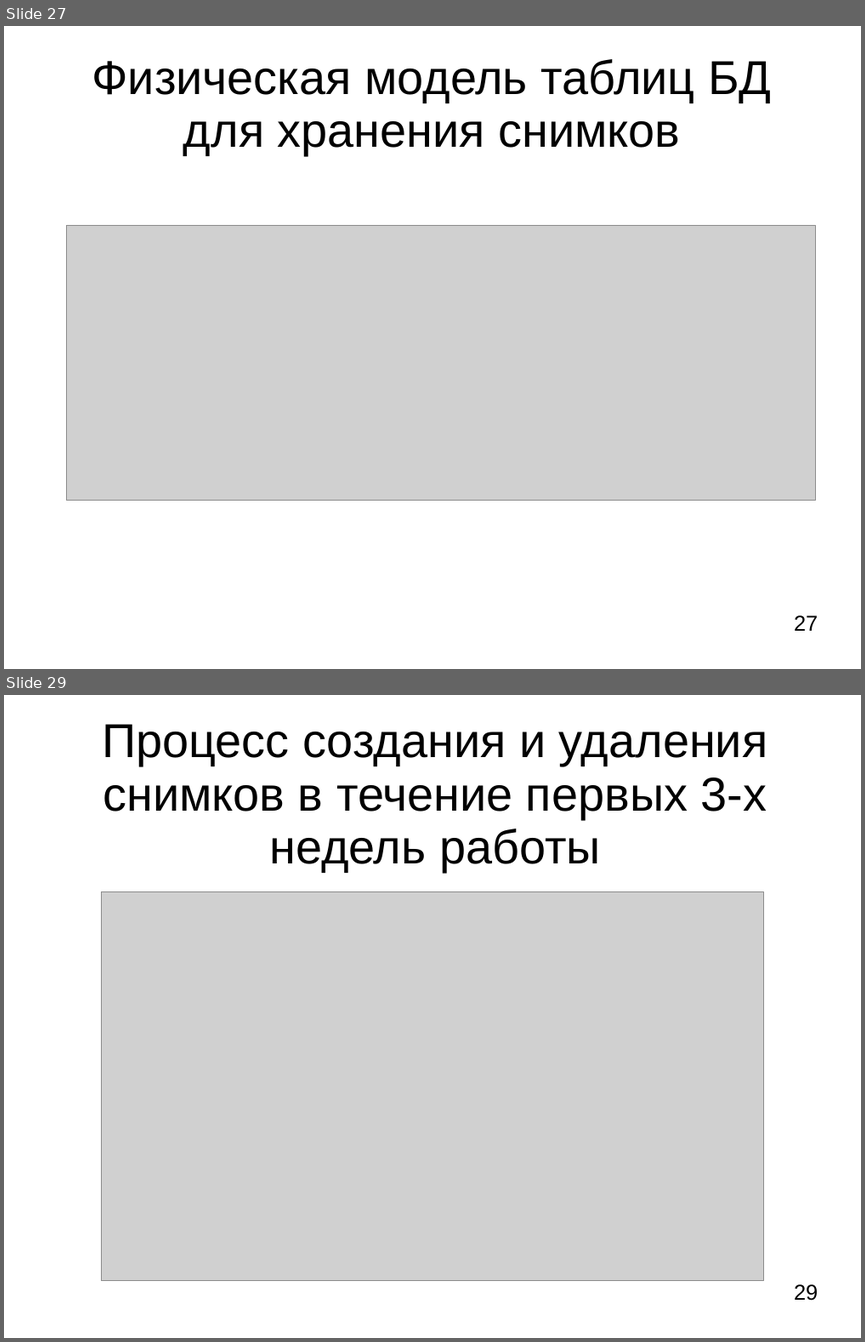
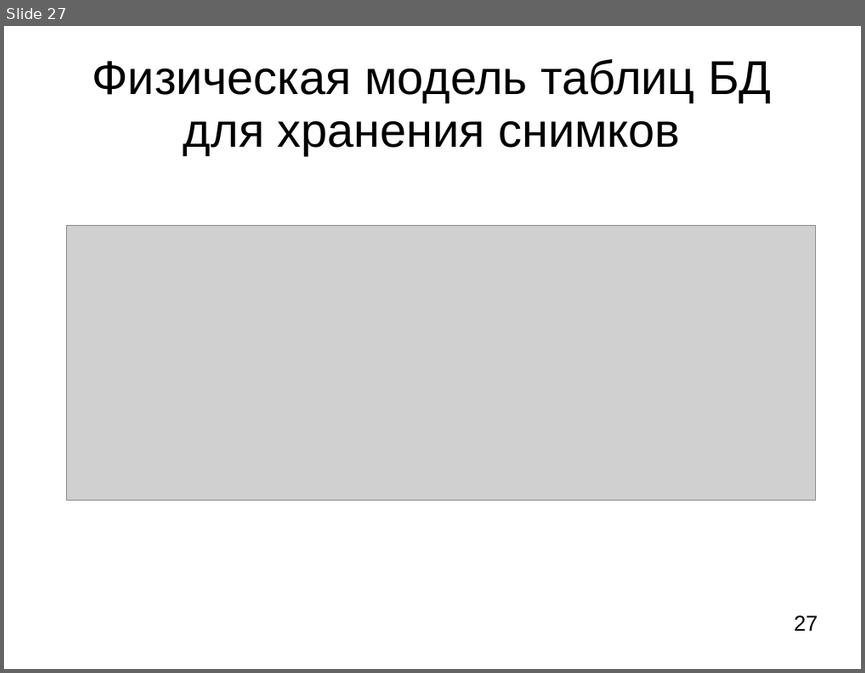
Before and after one commit to LilyTs/Diplom, a slide deck: Цаплина_(Дипломная).ppt. Shown one above the other, each under a label of ours: slides 27 and 29 before the commit, slide 27 after it; the slides between them are not shown. The pictures are 865x1342 and 865x673 pixels, drawn with LibreOffice and Linux fonts; fonts in the diff are those of the drawing; grey boxes stand for pictures. Boxes give left, top, right and bottom in pixels: in the first picture for what was removed or moved away, otherwise in the second. Text is boxed around its words. In the diff, an @@ line names an element or a change of style, - is before the commit and + after.

```diff
--- a/Цаплина_(Дипломная).ppt
+++ b/Цаплина_(Дипломная).ppt
@@ slide 29 removed at [4,695,861,1338], background #FFFFFF @@
@@ title removed at [102,724,768,872] @@
-Процесс создания и удаления снимков в течение первых 3-х недель работы
@@ picture removed at [101,891,764,1281] @@
@@ page number removed at [794,1284,817,1300] @@
-29
```
Also in this commit, not shown: 1 slide changed, 1 other slide removed, 3 other files.
